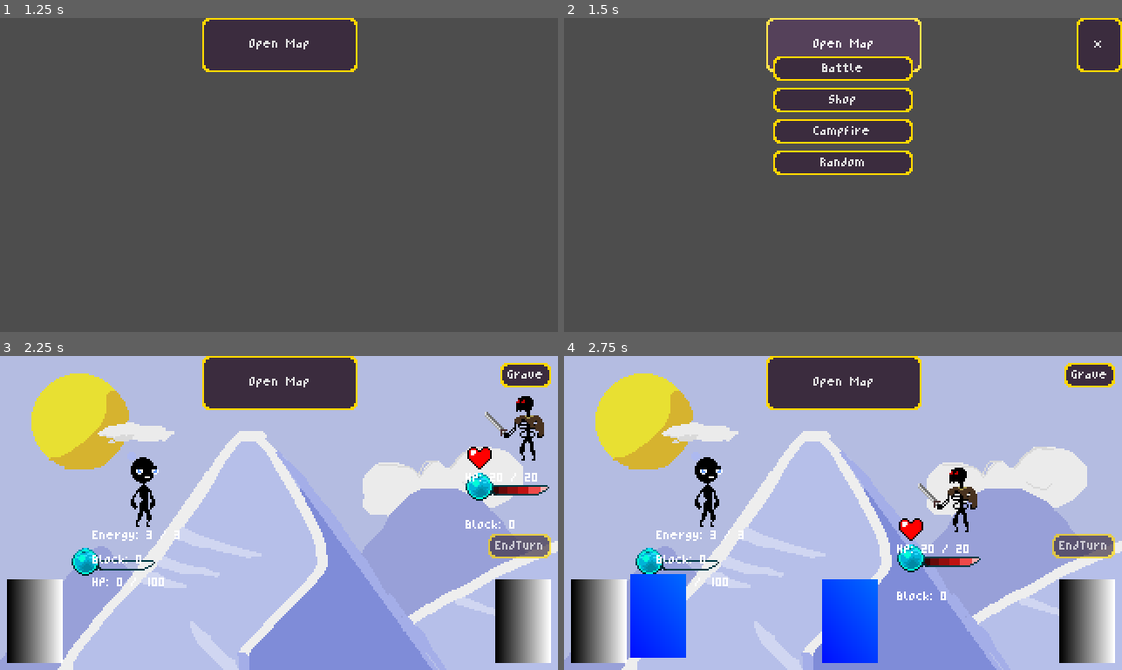
Above: before the commit, frames 1-4 (two rows, left to right).
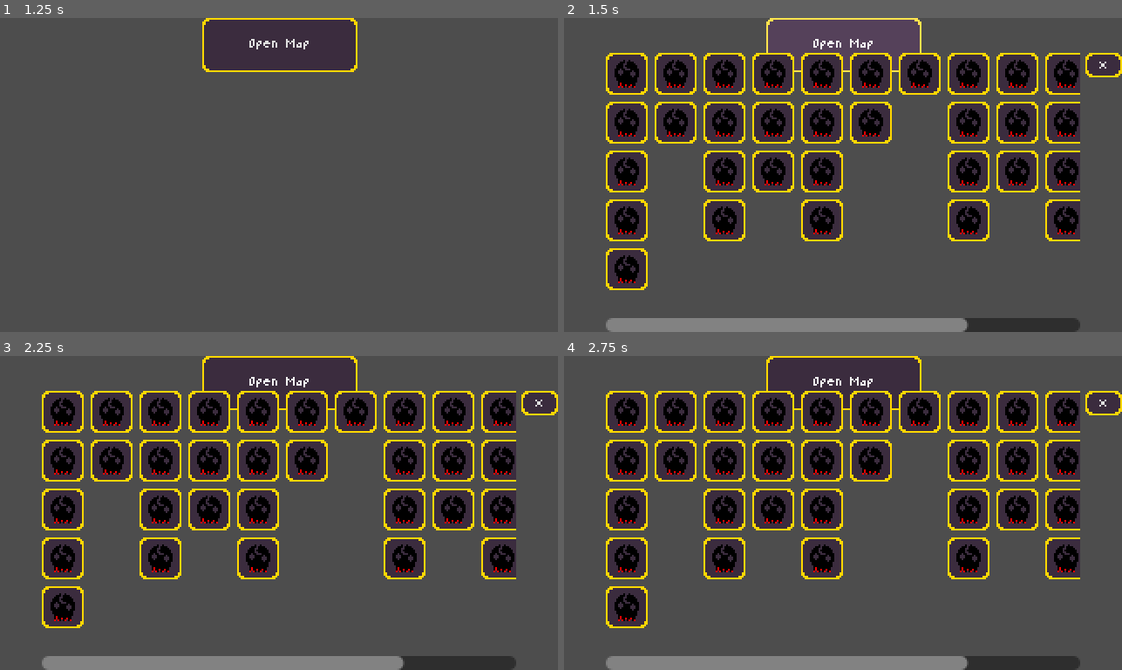
Above: after the commit, the same moments.

Repository: Morph1s/Psychopompos
Game: Godot game, scene res://scenes/main.tscn
The game is run twice, just before and just after one commit, with the same random seed, the same clock (stepped at 60 frames per second) and the same inputs.
Inputs (mouse positions are in pixels of both pictures, inside the frame that each line leads up to):
- Up to frame 1 (1.25 s): click "START RUN" at 0.5 s
- Up to frame 2 (1.5 s): click "Open Map" at 1.25 s
- Up to frame 3 (2.25 s): click (279, 406) at 2 s, where only the run before the commit has a clickable "Battle"
- Up to frame 4 (2.75 s): no input

Frame 1 is identical in both runs. In frame 2, 36% of the frame differs, in the area x 7-100%, y 0-100%; in frame 3, 95%, in the area x 0-100%, y 0-100%; in frame 4, 95%.

Commit message:
feat: initial map generator setup
implemented a map generator that generates a map with a random number of encounters (2 - 5) per layer, a single encounter in the middle (later mini-boss) and a single encounter at the end (later boss)

Diff:
--- a/scenes/map/map.tscn
+++ b/scenes/map/map.tscn
@@ -3,55 +3,45 @@
 [ext_resource type="Script" uid="uid://cf0ptkb7xnhj" path="res://scripts/map/map.gd" id="1_sxf4j"]
 
 [node name="Map" type="Control"]
+z_index = 2
 layout_mode = 3
-anchors_preset = 0
-mouse_filter = 2
+anchors_preset = 15
+anchor_right = 1.0
+anchor_bottom = 1.0
+grow_horizontal = 2
+grow_vertical = 2
 script = ExtResource("1_sxf4j")
 
-[node name="SampleEncounterButtons" type="VBoxContainer" parent="."]
-z_index = 1
+[node name="TopMargin" type="MarginContainer" parent="."]
 layout_mode = 1
-anchors_preset = 8
-anchor_left = 0.5
-anchor_top = 0.5
-anchor_right = 0.5
-anchor_bottom = 0.5
-offset_left = 120.0
-offset_top = 22.0
-offset_right = 200.0
-offset_bottom = 158.0
+anchors_preset = 15
+anchor_right = 1.0
+anchor_bottom = 1.0
 grow_horizontal = 2
 grow_vertical = 2
+mouse_filter = 0
+theme_override_constants/margin_top = 20
 
-[node name="BattleButton" type="Button" parent="SampleEncounterButtons"]
+[node name="MapIconsMargin" type="MarginContainer" parent="TopMargin"]
 layout_mode = 2
-text = "Battle"
+theme_override_constants/margin_left = 24
+theme_override_constants/margin_right = 24
 
-[node name="ShopButton" type="Button" parent="SampleEncounterButtons"]
+[node name="MapScrollContainer" type="ScrollContainer" parent="TopMargin/MapIconsMargin"]
 layout_mode = 2
-text = "Shop"
+mouse_filter = 0
 
-[node name="CampfireButton" type="Button" parent="SampleEncounterButtons"]
+[node name="HBoxContainer" type="HBoxContainer" parent="TopMargin/MapIconsMargin/MapScrollContainer"]
 layout_mode = 2
-text = "Campfire"
+mouse_filter = 2
 
-[node name="RandomButton" type="Button" parent="SampleEncounterButtons"]
+[node name="ExitButton" type="Button" parent="TopMargin"]
+z_index = 2
 layout_mode = 2
-text = "Random"
-
-[node name="ExitButton" type="Button" parent="."]
-z_index = 1
-layout_mode = 1
-anchors_preset = 1
-anchor_left = 1.0
-anchor_right = 1.0
-offset_left = 294.0
-offset_right = 320.0
-offset_bottom = 31.0
-grow_horizontal = 0
+size_flags_horizontal = 8
+size_flags_vertical = 0
 text = " x "
 
-[node name="MapBackground" type="TextureRect" parent="."]
-layout_mode = 0
-offset_right = 40.0
-offset_bottom = 40.0
+[node name="MapBackground" type="TextureRect" parent="TopMargin"]
+layout_mode = 2
+mouse_filter = 2
--- a/scenes/ui/run.tscn
+++ b/scenes/ui/run.tscn
@@ -1,11 +1,12 @@
-[gd_scene load_steps=7 format=3 uid="uid://cffw6mejnewc"]
+[gd_scene load_steps=8 format=3 uid="uid://cffw6mejnewc"]
 
-[ext_resource type="Script" uid="uid://bvmqf5646cs7k" path="res://scripts/ui/run.gd" id="1_q5lik"]
+[ext_resource type="Script" uid="uid://bvmqf5646cs7k" path="res://scripts/run/run.gd" id="1_q5lik"]
 [ext_resource type="Script" uid="uid://1oo6m0q0nn66" path="res://scripts/run/encounter_handler.gd" id="2_6ock1"]
 [ext_resource type="Script" uid="uid://bdgcrb63bt51r" path="res://scripts/ui/ui_layer.gd" id="2_dqgnb"]
 [ext_resource type="PackedScene" uid="uid://dhrw1q2m7p5fa" path="res://scenes/map/map.tscn" id="3_6ock1"]
 [ext_resource type="Theme" uid="uid://gu54ssij03su" path="res://resources/theme/main_theme.tres" id="4_5kaao"]
 [ext_resource type="PackedScene" uid="uid://b421431h80p3u" path="res://scenes/ui/run_ui.tscn" id="4_nafsq"]
+[ext_resource type="Script" uid="uid://boad1eqjx3ol2" path="res://scripts/map/map_generator.gd" id="7_nafsq"]
 
 [node name="Run" type="Node2D"]
 script = ExtResource("1_q5lik")
@@ -45,5 +46,8 @@
 [node name="RelicHandler" type="Node2D" parent="."]
 unique_name_in_owner = true
 
+[node name="MapGenerator" type="Node2D" parent="."]
+script = ExtResource("7_nafsq")
+
 [connection signal="pressed" from="UILayer/RunUI/OpenMapButton" to="UILayer" method="_on_open_map_button_pressed"]
 [connection signal="encounter_selected" from="UILayer/Map" to="." method="_on_map_encounter_selected"]
--- /dev/null
+++ b/scripts/custom_resources/encounter.gd
@@ -0,0 +1,9 @@
+class_name Encounter
+extends Resource
+
+enum EncounterType { BATTLE, SHOP, CAMPFIRE, RANDOM, MINI_BOSS, BOSS }
+
+@export var type: EncounterType
+@export var connections_to: Array[Encounter]  # connections to next encounter(s)
+@export var completed: bool = false           # only possible to go to next encounter if true
+@export var position: Vector2                 # positioning on the graphical map
--- /dev/null
+++ b/scripts/custom_resources/map_layer.gd
@@ -0,0 +1,7 @@
+class_name MapLayer
+extends Resource
+
+enum MapLayerType { NORMAL, START, MINI_BOSS, BOSS }
+
+@export var type: MapLayerType
+@export var encounters: Array[Encounter]
--- a/scripts/map/map.gd
+++ b/scripts/map/map.gd
@@ -4,34 +4,53 @@
 signal encounter_selected(encounter_data)
 signal close_map
 
-@onready var battle_button = $SampleEncounterButtons/BattleButton
-@onready var shop_button = $SampleEncounterButtons/ShopButton
-@onready var campfire_button = $SampleEncounterButtons/CampfireButton
-@onready var random_button = $SampleEncounterButtons/RandomButton
-@onready var exit_button = $ExitButton
+@onready var exit_button = $TopMargin/ExitButton
+@onready var hbox = $TopMargin/MapIconsMargin/MapScrollContainer/HBoxContainer
+
+var encounter_icons: Array[Texture] = [
+	preload("res://assets/graphics/map/icon_battle.png"),
+	preload("res://assets/graphics/map/icon_shop.png"),
+	preload("res://assets/graphics/map/icon_campfire.png"),
+	preload("res://assets/graphics/map/icon_random.png"),
+]
+
+func load_layers(map_layers):
+	for child in hbox.get_children():
+		child.queue_free()
+
+	for layer: MapLayer in map_layers:
+		var layer_container = VBoxContainer.new()
+		layer_container.mouse_filter = Control.MOUSE_FILTER_IGNORE
+		hbox.add_child(layer_container)
+
+		for encounter: Encounter in layer.encounters:
+			var button = Button.new()
+			button.icon = encounter_icons[encounter.type]
+			button.pressed.connect(func(): _on_encounter_pressed(encounter))
+			layer_container.add_child(button)
+
+func _on_encounter_pressed(encounter: Encounter):
+	hide()
+	encounter_selected.emit(encounter)
 
 # Called when the node enters the scene tree for the first time.
 func _ready() -> void:
 	# Connect signals to buttons
-	battle_button.pressed.connect(_on_battle_button_pressed)
-	shop_button.pressed.connect(_on_non_battle_button_pressed)
-	campfire_button.pressed.connect(_on_non_battle_button_pressed)
-	random_button.pressed.connect(_on_non_battle_button_pressed)
 	exit_button.pressed.connect(_on_exit_button_pressed)
 
-# Called when the battle button gets pressed
-func _on_battle_button_pressed():
-	print("battle button pressed")
-	var encounter_data = "battle"
-	hide()
-	encounter_selected.emit(encounter_data)
-
-# Placeholder, called when another than the battle button gets pressed
-func _on_non_battle_button_pressed():
-	print("non battle button pressed")
-	hide()
-	close_map.emit()
-
+## Called when the battle button gets pressed
+#func _on_battle_button_pressed():
+	#print("battle button pressed")
+	#var encounter_data = "battle"
+	#hide()
+	#encounter_selected.emit(encounter_data)
+	#
+## Placeholder, called when another than the battle button gets pressed
+#func _on_non_battle_button_pressed():
+	#print("non battle button pressed")
+	#hide()
+	#close_map.emit()
+#
 # Called when the exit button gets pressed
 func _on_exit_button_pressed():
 	print("exit button pressed")
--- /dev/null
+++ b/scripts/map/map_generator.gd
@@ -0,0 +1,86 @@
+class_name MapGenerator
+extends Node
+
+func generate_map() -> Array[MapLayer]:
+	var map_layers: Array[MapLayer] = []
+
+	# start layer (contains only battles)
+	var start_layer = MapLayer.new()
+	start_layer.type = MapLayer.MapLayerType.START
+
+	var start_layer_num_encounters = randi_range(2, 5)
+	for i in range(start_layer_num_encounters):
+		var encounter = Encounter.new()
+		encounter.type = Encounter.EncounterType.BATTLE
+		start_layer.encounters.append(encounter)
+
+	map_layers.append(start_layer)
+
+	# first half of normal layers
+	for layer in range(5):
+		var map_layer = MapLayer.new()
+		map_layer.type = MapLayer.MapLayerType.NORMAL
+
+		var num_encounters = randi_range(2, 5)
+		for i in range(num_encounters):
+			var encounter = Encounter.new()
+			encounter.type = Encounter.EncounterType.BATTLE
+			map_layer.encounters.append(encounter)
+
+		map_layers.append(map_layer)
+
+	# mini boss layer
+	var mini_boss_layer = MapLayer.new()
+	mini_boss_layer.type = MapLayer.MapLayerType.MINI_BOSS
+
+	var mini_boss_encounter = Encounter.new()
+	mini_boss_encounter.type = Encounter.EncounterType.BATTLE
+	mini_boss_layer.encounters.append(mini_boss_encounter)
+
+	map_layers.append(mini_boss_layer)
+
+	# second half of normal layers
+	for layer in range(5):
+		var map_layer = MapLayer.new()
+		map_layer.type = MapLayer.MapLayerType.NORMAL
+
+		var num_encounters = randi_range(2, 5)
+		for i in range(num_encounters):
+			var encounter = Encounter.new()
+			encounter.type = Encounter.EncounterType.BATTLE
+			map_layer.encounters.append(encounter)
+
+		map_layers.append(map_layer)
+
+	# boss layer
+	var boss_layer = MapLayer.new()
+	boss_layer.type = MapLayer.MapLayerType.BOSS
+
+	var boss_encounter = Encounter.new()
+	boss_encounter.type = Encounter.EncounterType.BATTLE
+	boss_layer.encounters.append(boss_encounter)
+
+	map_layers.append(boss_layer)
+
+	# set connections
+	for layer in range(len(map_layers) - 1):
+		# if next layer is the mini boss, set all connections to the mini boss encounter
+		if map_layers[layer + 1].type == MapLayer.MapLayerType.MINI_BOSS:
+			for encounter: Encounter in map_layers[layer].encounters:
+				encounter.connections_to = map_layers[layer + 1].encounters
+			continue
+
+		# if next layer is the boss, set all connections to the boss encounter
+		if map_layers[layer + 1].type == MapLayer.MapLayerType.BOSS:
+			for encounter: Encounter in map_layers[layer].encounters:
+				encounter.connections_to = map_layers[layer + 1].encounters
+			continue
+
+		# if next layer is a normal layer, set random connections
+		for encounter: Encounter in map_layers[layer].encounters:
+			var next_encounters = map_layers[layer + 1].encounters.duplicate()
+			next_encounters.shuffle()
+			var num_next_encounters = randi_range(1, 3)
+			encounter.connections_to = next_encounters.slice(0, min(num_next_encounters, next_encounters.size()))
+
+	return map_layers
--- a/scripts/run/encounter_handler.gd
+++ b/scripts/run/encounter_handler.gd
@@ -4,7 +4,7 @@
 var current_encounter: Node = null
 
 # Loads a requested encounter into the Run scene
-func start_encounter(encounter_data):
+func start_encounter(encounter_data: Encounter):
 	# Remove current encounter if exists
 	if current_encounter:
 		current_encounter.queue_free()
@@ -13,8 +13,8 @@
 		await get_tree().create_timer(0.1).timeout
 
 	# Load requested encounter if implemented
-	match encounter_data:
-		"battle":
+	match encounter_data.type:
+		Encounter.EncounterType.BATTLE:
 			var battle_scene = preload("res://scenes/encounters/battle.tscn").instantiate()
 			add_child(battle_scene)
 			current_encounter = battle_scene
--- a/scripts/ui/run.gd
+++ b/scripts/run/run.gd
@@ -2,8 +2,12 @@
 extends Node2D
 
 @onready var encounter_handler = $EncounterHandler
+@onready var map = $UILayer/Map
+@onready var map_generator = $MapGenerator
 
 func _ready():
+	var map_layers = map_generator.generate_map()
+	map.load_layers(map_layers)
 	DeckHandler.start_run_setup()
 
 # Uses the EncounterHandler to load the requested encounter
Binary file added: assets/graphics/map/icon_battle.png
Not shown, added: assets/graphics/map/icon_battle.png.import
Binary file added: assets/graphics/map/icon_campfire.png
Not shown, added: assets/graphics/map/icon_campfire.png.import
Binary file added: assets/graphics/map/icon_random.png
Not shown, added: assets/graphics/map/icon_random.png.import
Binary file added: assets/graphics/map/icon_shop.png
Not shown, added: assets/graphics/map/icon_shop.png.import
Not shown, added: scripts/custom_resources/encounter.gd.uid
Not shown, added: scripts/custom_resources/map_layer.gd.uid
Not shown, added: scripts/map/map_generator.gd.uid
Renamed: scripts/ui/run.gd.uid -> scripts/run/run.gd.uid
